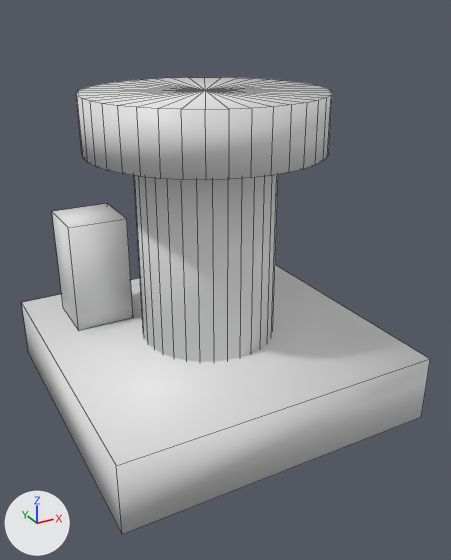
What one commit did to the OBJ model src/main/resources/assets/apexballistics/models/block/radar.obj.
Both versions are drawn from a 50 mm camera at (-0.203, -1.88, 1.005) aimed at (0.515, -0.573, 0.352). Arrows for +X, +Y and +Z are at lower left; the lights stay in place. The older version comes first. Mesh edges are drawn as thin lines. Materials are left out; every surface is plain grey. Where no turn or scale is listed for an object, it has been applied to the vertices. Vertices at exactly the same position are counted once.

In view in the first picture: 'radar'.
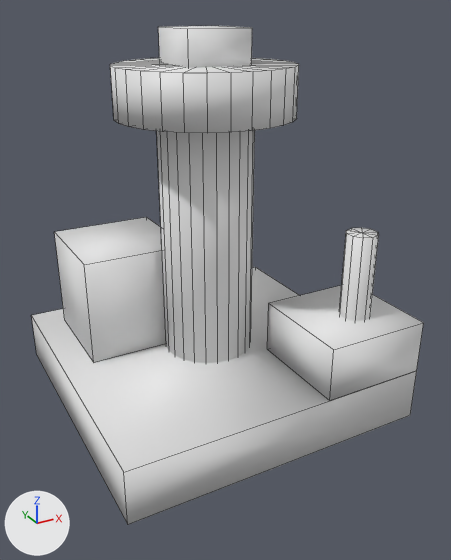
Where the change shows, as pixel boxes (x1, y1, x2, y2) in the pictures (451 x 560 px):
```json
{"object": "radar", "change": "reshaped", "before": [21, 77, 430, 535], "after": [31, 26, 423, 525], "on screen": "9% taller"}
{"part": 1, "of": "me_radar", "change": "added", "after": [54, 217, 166, 363]}
{"part": 2, "of": "me_radar", "change": "added", "after": [157, 130, 255, 363]}
{"part": 3, "of": "me_radar", "change": "added", "after": [110, 58, 299, 133]}
{"part": 4, "of": "me_radar", "change": "added", "after": [158, 26, 252, 68]}
{"part": 5, "of": "me_radar", "change": "added", "after": [340, 228, 379, 321]}
{"part": 6, "of": "me_radar", "change": "rebuilt", "before": [21, 265, 430, 535], "after": [31, 267, 423, 525]}
{"part": 7, "of": "me_radar", "change": "deleted", "before": [76, 77, 332, 180]}
{"part": 8, "of": "me_radar", "change": "deleted", "before": [134, 175, 278, 362]}
{"part": 9, "of": "me_radar", "change": "deleted", "before": [52, 204, 133, 330]}
```

Edits to the scene script, one JSON object a line:
```json
{"block": "me_radar", "where": "# used by ob_radar; location = (0.0, 0.0, 0.0)"}
{"op": "remove", "block": "me_radar", "code": "me_radar.from_pydata(...)  # 164 vertices, 228 faces; spans x 0.08..0.92, y -0.92..-0.08, z 0.0..0.82"}
{"op": "add", "block": "me_radar", "code": "me_radar.from_pydata(...)  # 169 vertices, 216 faces; spans x 0.1..0.9, y -0.9..-0.1, z 0.0..0.96"}
{"block": "me_radar", "change": "me_radar part 1: a new loose piece, a box spanning x 0.18..0.46, y -0.46..-0.18, z 0.14..0.42"}
{"block": "me_radar", "change": "me_radar part 2: a new loose piece, a 24-sided cylinder along z spanning x 0.38..0.62, y -0.62..-0.38, z 0.12..0.78"}
{"block": "me_radar", "change": "me_radar part 3: a new loose piece, a 28-sided cylinder along z spanning x 0.28..0.72, y -0.72..-0.28, z 0.76..0.88"}
{"block": "me_radar", "change": "me_radar part 4: a new loose piece, a box spanning x 0.42..0.58, y -0.58..-0.42, z 0.86..0.96"}
{"block": "me_radar", "change": "me_radar part 5: a new loose piece, a 10-sided cylinder along z spanning x 0.742..0.818, y -0.82..-0.74, z 0.14..0.5"}
{"block": "me_radar", "change": "me_radar part 6: the loose piece of 8 vertices spanning x 0.08..0.92, y -0.92..-0.08, z 0.0..0.18 is rebuilt with 15 vertices and now spans x 0.1..0.9, y -0.9..-0.1, z 0.0..0.28"}
{"block": "me_radar", "change": "me_radar part 7: the loose piece of 82 vertices spanning x 0.2..0.8, y -0.8..-0.2, z 0.68..0.82 is deleted"}
{"block": "me_radar", "change": "me_radar part 8: the loose piece of 66 vertices spanning x 0.32..0.68, y -0.68..-0.32, z 0.16..0.7 is deleted"}
{"block": "me_radar", "change": "me_radar part 9: the loose piece of 8 vertices spanning x 0.18..0.34, y -0.34..-0.18, z 0.18..0.48 is deleted"}
{"block": "me_radar", "change": "other edits to the shape of me_radar do not show in these pictures"}
```
